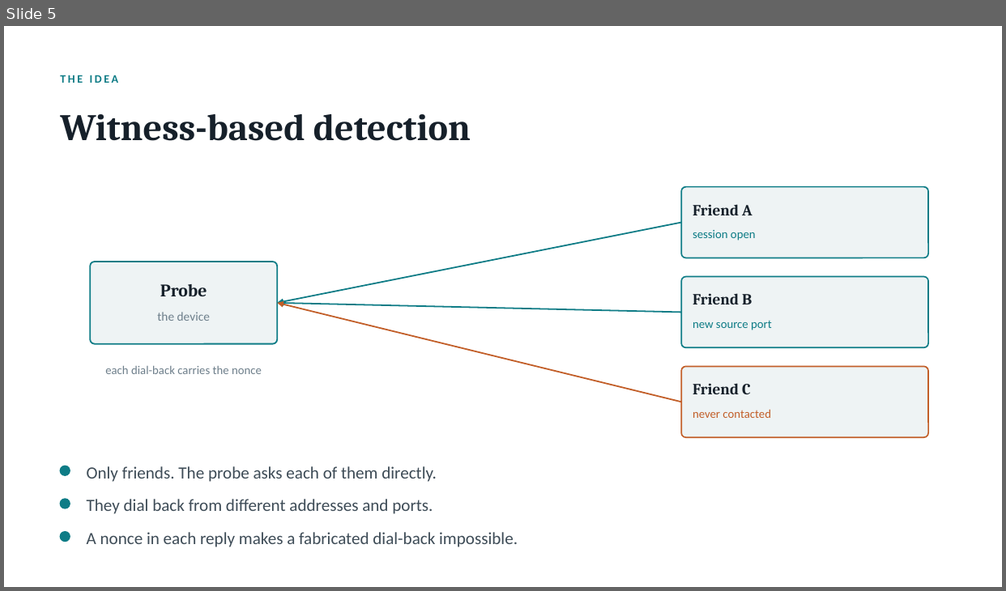
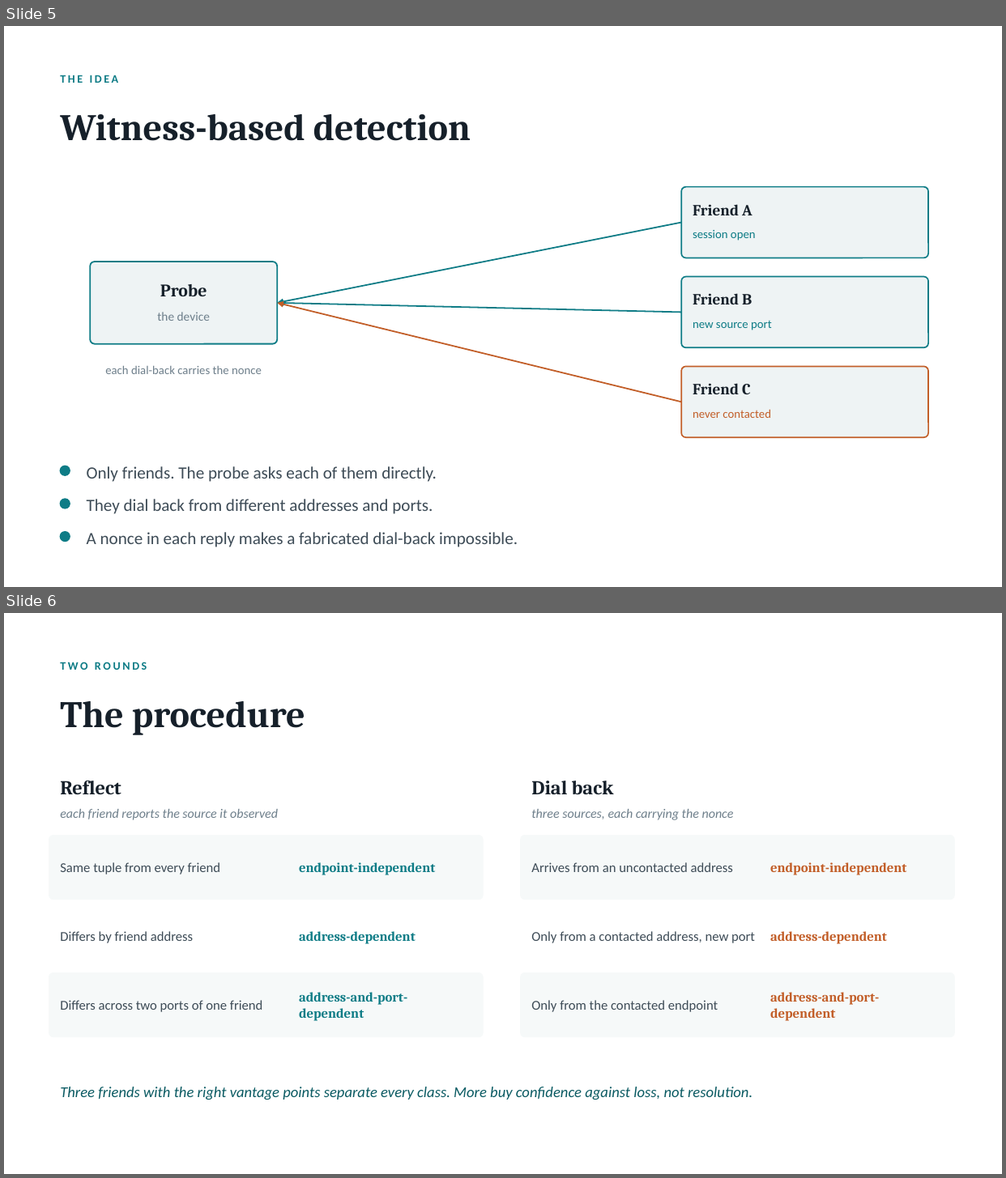
Before and after one commit to danbachar/grassroots-networking, a slide deck: docs/student-projects/grassroots-nat-project.pptx. Shown one above the other, each under a label of ours: slide 5 before the commit, slides 5 and 6 after it. The pictures are 1006x591 and 1006x1178 pixels, drawn with LibreOffice and Linux fonts; fonts in the diff are those of the drawing. Boxes give left, top, right and bottom in pixels: in the first picture for what was removed or moved away, otherwise in the second. Text is boxed around its words. In the diff, an @@ line names an element or a change of style, - is before the commit and + after.

```diff
--- a/docs/student-projects/grassroots-nat-project.pptx
+++ b/docs/student-projects/grassroots-nat-project.pptx
@@ slide 6 added at (4, 613, 1002, 1174), background #FFFFFF @@
@@ text added at (60, 662, 147, 670), 11 pt, text #0E7C86, bold @@
+TWO ROUNDS
@@ text added at (60, 701, 305, 735), 36 pt, text #16202A, bold @@
+The procedure
@@ text added at (60, 780, 121, 794), 19 pt, text #16202A, bold @@
+Reflect
@@ text added at (531, 781, 614, 794), 19 pt, text #16202A, bold @@
+Dial back
@@ text added at (60, 809, 278, 820), 12.5 pt, text #6E7F8B, italic @@
+each friend reports the source it observed
@@ text added at (531, 809, 734, 820), 12.5 pt, text #6E7F8B, italic @@
+three sources, each carrying the nonce
@@ rounded rectangle added at (49, 835, 484, 900), fill #F6F9F9, outline #F6F9F9 0.5 pt @@
@@ rounded rectangle added at (521, 835, 955, 900), fill #F6F9F9, outline #F6F9F9 0.5 pt @@
@@ text added at (60, 862, 220, 875), 13 pt, text #3E4C57 @@
+Same tuple from every friend
@@ text added at (299, 862, 435, 875), 13 pt, text #0E7C86, bold @@
+endpoint-independent
@@ text added at (531, 862, 733, 872), 13 pt, text #3E4C57 @@
+Arrives from an uncontacted address
@@ text added at (770, 862, 906, 875), 13 pt, text #C25E28, bold @@
+endpoint-independent
@@ text added at (60, 931, 193, 943), 13 pt, text #3E4C57 @@
+Differs by friend address
@@ text added at (299, 931, 415, 944), 13 pt, text #0E7C86, bold @@
+address-dependent
@@ text added at (531, 931, 755, 943), 13 pt, text #3E4C57 @@
+Only from a contacted address, new port
@@ text added at (770, 931, 887, 944), 13 pt, text #C25E28, bold @@
+address-dependent
@@ rounded rectangle added at (49, 973, 484, 1037), fill #F6F9F9, outline #F6F9F9 0.5 pt @@
@@ rounded rectangle added at (521, 973, 955, 1037), fill #F6F9F9, outline #F6F9F9 0.5 pt @@
@@ text added at (60, 1000, 263, 1012), 13 pt, text #3E4C57 @@
+Differs across two ports of one friend
@@ text added at (299, 992, 407, 1021), 13 pt, text #0E7C86, bold @@
+address-and-port-dependent
@@ text added at (531, 1000, 718, 1012), 13 pt, text #3E4C57 @@
+Only from the contacted endpoint
@@ text added at (770, 992, 879, 1021), 13 pt, text #C25E28, bold @@
+address-and-port-dependent
@@ text added at (60, 1087, 752, 1100), 14.5 pt, text #0A5A62, italic @@
+Three friends with the right vantage points separate every class. More buy confidence against loss, not resolution.
```
Also in this commit, not shown: 3 other files.
